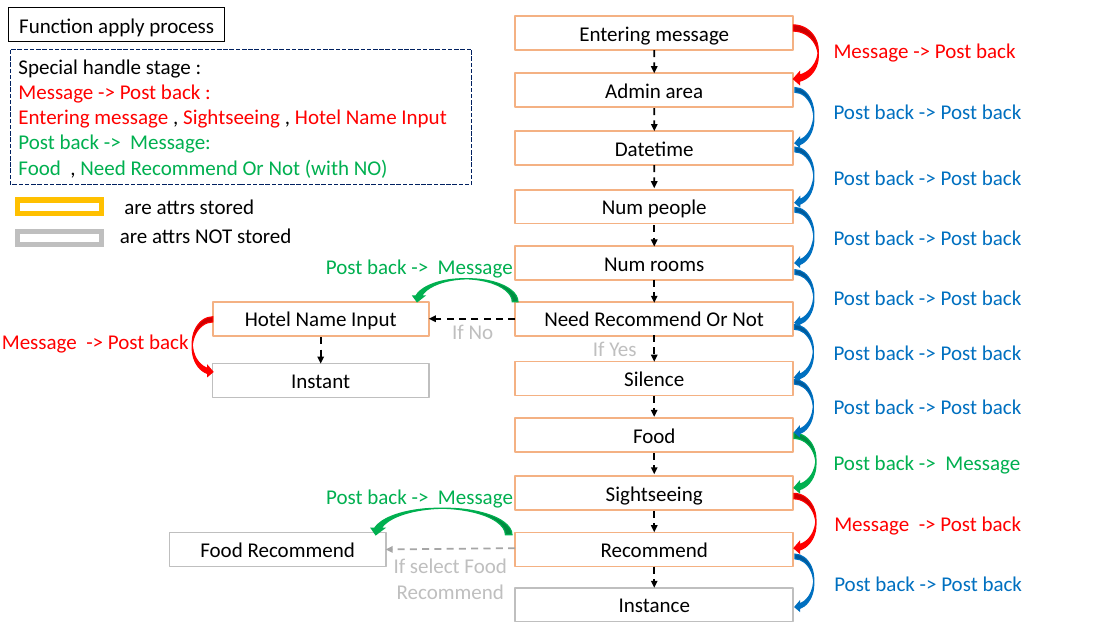
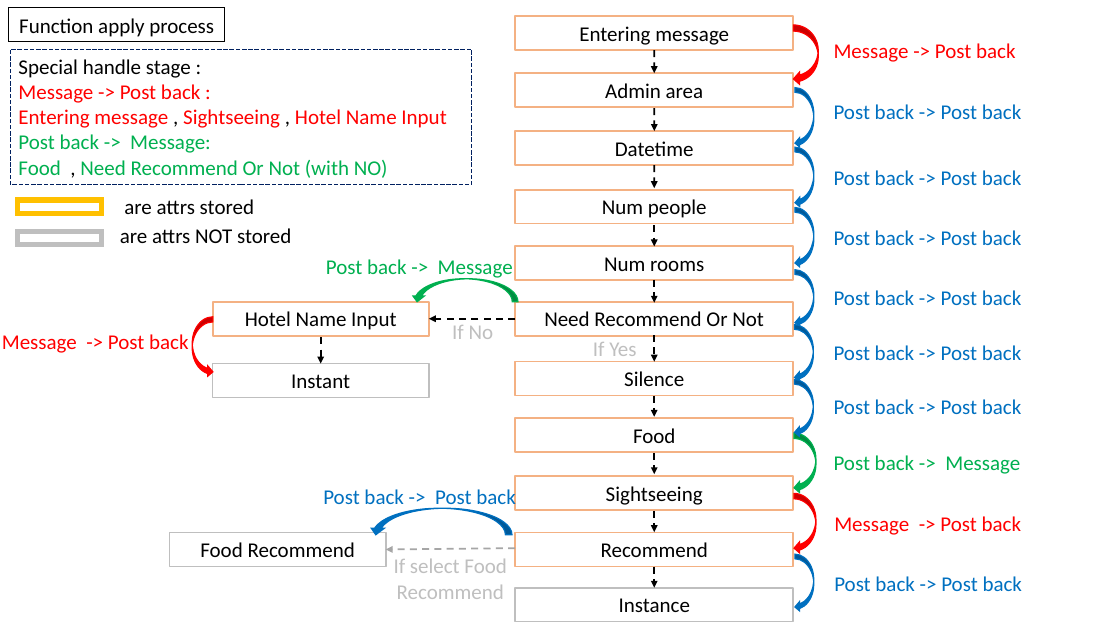
Before and after one commit to nightted/TravelProject, a slide deck: slide 2 of Linebot flow chart.pptx. Drawn at 1120x630 pixels with LibreOffice and Linux fonts; fonts in the diff are those of the drawing. Boxes give left, top, right and bottom in pixels: in the first picture for what was removed or moved away, otherwise in the second. Text is boxed around its words. In the diff, an @@ line names an element or a change of style, - is before the commit and + after.

Commit message:
adjust pic2.

```diff
--- a/Linebot flow chart.pptx
+++ b/Linebot flow chart.pptx
@@ text at (x1=323, y1=487, x2=515, y2=511): text changed; text colour #00B050 to #0070C0 @@
-Post back -> Message
+Post back -> Post back
@@ curved left arrow at (x1=370, y1=508, x2=513, y2=535): fill #00B050 to #0070C0; outline #00B050 1 pt to #0070C0 1 pt @@
```
